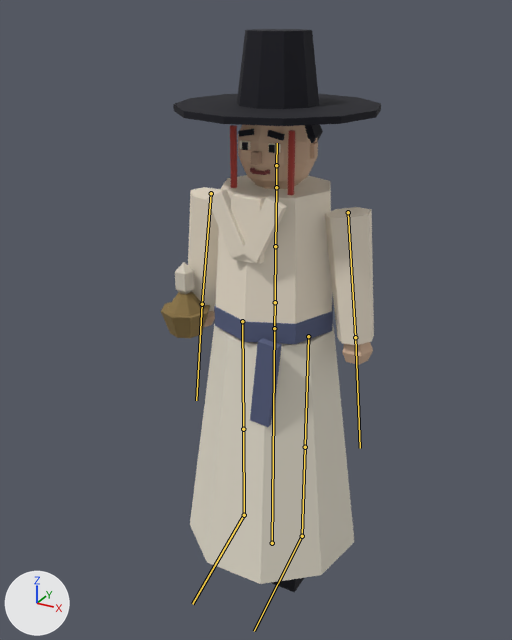
Before and after pictures for a commit that changed the glTF model assets3d/npcs/npc_N103.glb.
One viewpoint serves both versions: a camera (50 mm lens) standing at (1.01, -1.98, 1.94) and looking at (-0.11, 0.06, 0.92). The lights are fixed; the arrows at lower left show +X, +Y and +Z. The first picture is the older version. The bones that bend it are drawn over the model as lines.

Names of what the first picture shows: 'npc_N103_part0', 'npc_N103_part1', 'npc_N103_part10', 'npc_N103_part11', 'npc_N103_part12', 'npc_N103_part2', 'npc_N103_part3', 'npc_N103_part4', 'npc_N103_part5', 'npc_N103_part6', 'npc_N103_part7', 'npc_N103_part8'.
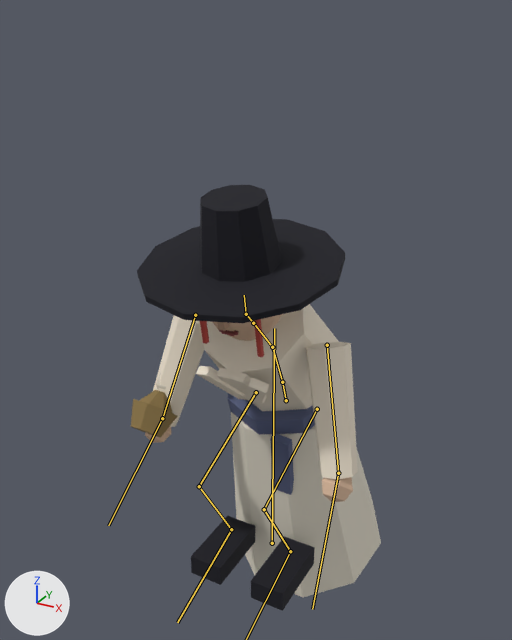
The newer file adds an action. The first version stands in its rest pose; the second is drawn at frame 12 of the action 'SquatRest'.

Pixel boxes [x1, y1, x2, y2] of what changed, in the pictures (512 x 640 px):
'npc_N103_part3', posed
    before: [188, 140, 374, 345]
    after: [153, 304, 358, 480]
'npc_N103_part1', posed
    before: [190, 324, 354, 584]
    after: [231, 412, 381, 597]
'npc_N103_part0', posed (24% shorter)
    before: [173, 29, 381, 592]
    after: [137, 185, 345, 611]
'npc_N103_part2', posed
    before: [214, 294, 333, 427]
    after: [227, 393, 315, 495]
'npc_N103_part4', posed
    before: [204, 125, 373, 365]
    after: [145, 314, 353, 502]
'npc_N103_part11', posed (6% narrower)
    before: [161, 292, 210, 338]
    after: [131, 390, 177, 438]
'npc_N103_part10', posed
    before: [230, 125, 295, 195]
    after: [200, 319, 264, 357]
'npc_N103_part12', posed
    before: [175, 262, 194, 294]
    after: [156, 372, 166, 389]
'npc_N103_part6', posed (not visible afterwards)
    before: [238, 125, 323, 143]
'npc_N103_part7', posed
    before: [251, 151, 262, 165]
    after: [217, 322, 229, 331]
'npc_N103_part8', posed
    before: [250, 168, 270, 175]
    after: [219, 330, 238, 336]
'npc_N103_part5', posed (not visible afterwards)
    before: [242, 142, 275, 153]
bone 'Hips', root to tip
    before: (274, 328) to (275, 302)
    after: (286, 400) to (282, 382)
bone 'Spine', root to tip
    before: (275, 302) to (275, 246)
    after: (282, 382) to (272, 347)
bone 'Chest', root to tip
    before: (275, 246) to (276, 187)
    after: (272, 347) to (253, 323)
bone 'Head', root to tip
    before: (276, 165) to (277, 143)
    after: (246, 314) to (244, 295)
bone 'UpperArm.L', root to tip
    before: (348, 212) to (355, 337)
    after: (327, 345) to (338, 473)
bone 'Hand.L', root to tip
    before: (355, 337) to (360, 448)
    after: (338, 473) to (312, 609)
bone 'UpperArm.R', root to tip
    before: (211, 193) to (202, 304)
    after: (195, 315) to (162, 418)
bone 'Hand.R', root to tip
    before: (202, 304) to (196, 400)
    after: (162, 418) to (108, 525)
bone 'UpperLeg.L', root to tip
    before: (308, 336) to (305, 447)
    after: (317, 409) to (264, 509)
bone 'LowerLeg.L', root to tip
    before: (305, 447) to (302, 536)
    after: (264, 509) to (290, 551)
bone 'UpperLeg.R', root to tip
    before: (242, 321) to (243, 429)
    after: (256, 392) to (199, 486)
bone 'LowerLeg.R', root to tip
    before: (243, 429) to (244, 515)
    after: (199, 486) to (231, 529)
bone 'Foot.R', root to tip
    before: (244, 515) to (192, 604)
    after: (231, 529) to (177, 622)

What the commit changed:
Bone 'Hips' (bone_hips) moves from (0.0, 0.0, 0.0) to (0.0, -0.333, -0.098).
Bone 'Hips' (bone_hips) turns from (0, 0, 0) to (18, 0, 0) degrees about its own x, y and z.
Bone 'Spine' (bone_spine) turns from (0, 0, 0) to (8, 0, 0) degrees about its own x, y and z.
Bone 'Chest' (bone_chest) turns from (0, 0, 0) to (18, 0, 0) degrees about its own x, y and z.
Bone 'Head' (bone_head) turns from (0, 0, 0) to (-33, 0, 0) degrees about its own x, y and z.
Bone 'UpperArm.L' (bone_upperarm_l) turns from (0, 0, 0) to (-53, -8, -15) degrees about its own x, y and z.
Bone 'Hand.L' (bone_hand_l) turns from (0, 0, 0) to (-30, -4, -2) degrees about its own x, y and z.
Bone 'UpperArm.R' (bone_upperarm_r) turns from (0, 0, 0) to (-53, 8, 15) degrees about its own x, y and z.
Bone 'Hand.R' (bone_hand_r) turns from (0, 0, 0) to (-30, 4, 2) degrees about its own x, y and z.
Bone 'UpperLeg.L' (bone_upperleg_l) turns from (0, 0, 0) to (-86, 0, 0) degrees about its own x, y and z.
Bone 'LowerLeg.L' (bone_lowerleg_l) turns from (0, 0, 0) to (99, 0, 0) degrees about its own x, y and z.
Bone 'Foot.L' (bone_foot_l) turns from (0, 0, 0) to (-32, 0, 0) degrees about its own x, y and z.
Bone 'UpperLeg.R' (bone_upperleg_r) turns from (0, 0, 0) to (-86, 0, 0) degrees about its own x, y and z.
Bone 'LowerLeg.R' (bone_lowerleg_r) turns from (0, 0, 0) to (99, 0, 0) degrees about its own x, y and z.
Bone 'Foot.R' (bone_foot_r) turns from (0, 0, 0) to (-32, 0, 0) degrees about its own x, y and z.
